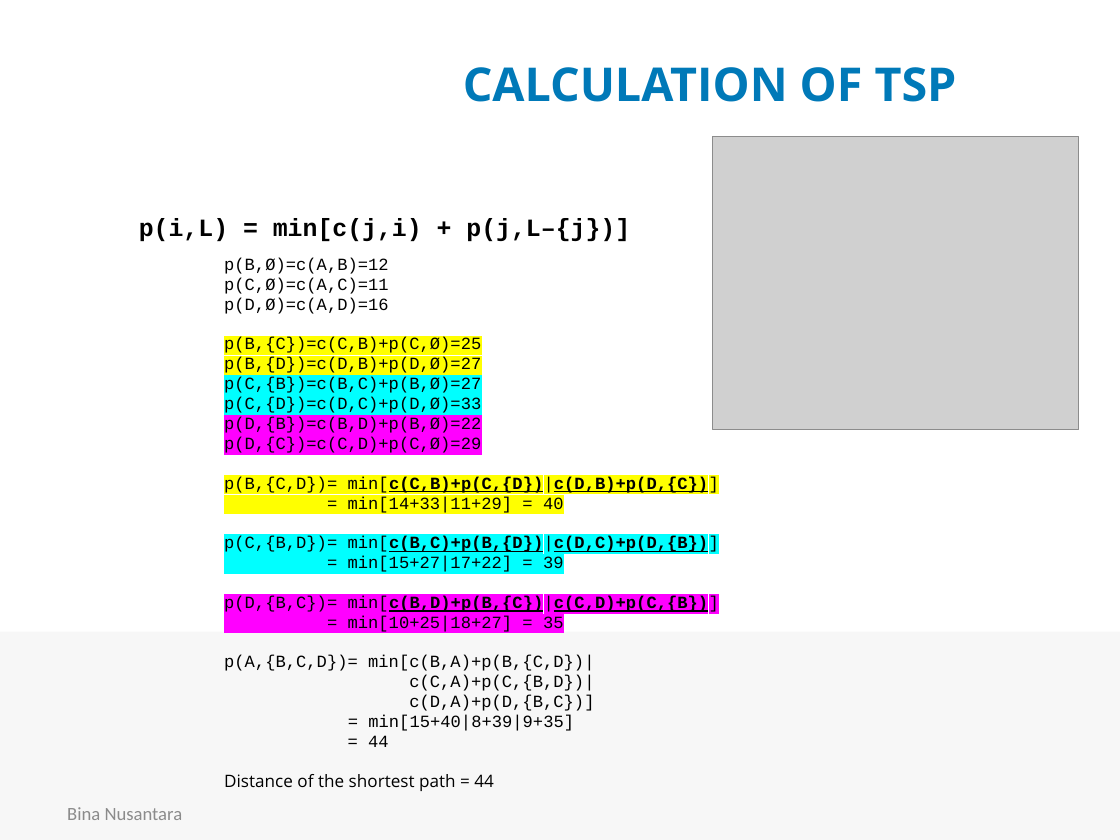
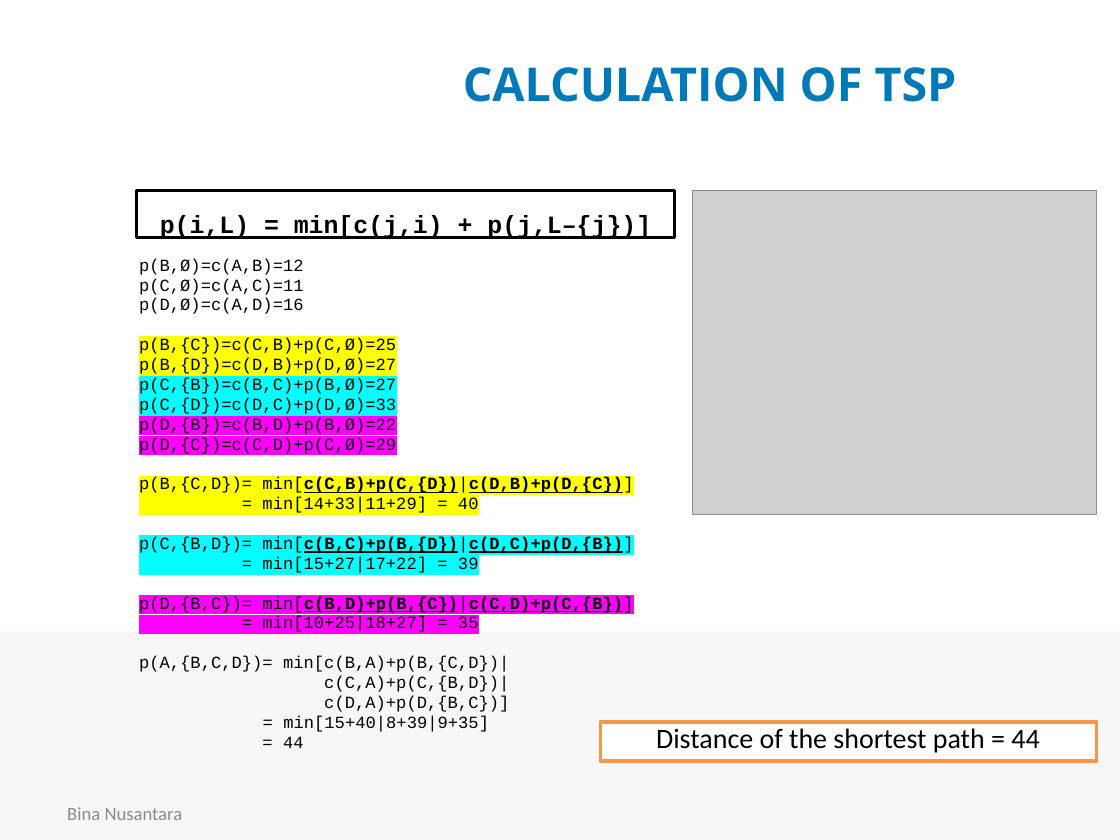
Before and after one commit to rhiosutoyo/Teaching-Algorithm-Design-and-Analysis, a slide deck: slide 16 of Travelling Salesman Problem/COMP6049 Pert 15-16 rhio-edit.pptx (slide 10 before the commit). Drawn at 1120x840 pixels with LibreOffice and Linux fonts; fonts in the diff are those of the drawing; grey boxes stand for pictures; background and template pictures are left out. Boxes give left, top, right and bottom in pixels: in the first picture for what was removed or moved away, otherwise in the second. Text is boxed around its words. In the diff, an @@ line names an element or a change of style, - is before the commit and + after.

```diff
--- a/Travelling Salesman Problem/COMP6049 Pert 15-16 rhio-edit.pptx
+++ b/Travelling Salesman Problem/COMP6049 Pert 15-16 rhio-edit.pptx
@@ rectangle "p(i,L) = min[c(j,i) + p(j,L–{j})]": place and size @@
-rectangle "p(i,L) = min[c(j,i) + p(j,L–{j})]" at <box>139,218,630,241</box>
+rectangle "p(i,L) = min[c(j,i) + p(j,L–{j})]" at <box>137,190,674,237</box>
@@ rectangle "p(i,L) = min[c(j,i) + p(j,L–{j})]" at <box>137,190,674,237</box>: alignment left to centre; vertical alignment top to middle; fill none to #FFFFFF; outline none to #000000 2 pt @@
@@ picture: place and size @@
-picture at <box>712,137,1079,430</box>
+picture at <box>692,190,1096,514</box>
@@ text "p(B,Ø)=c(A,B)=12": place and size @@
-text "p(B,Ø)=c(A,B)=12" at <box>224,257,719,791</box>
+text "p(B,Ø)=c(A,B)=12" at <box>139,258,633,692</box>
@@ rectangle added at <box>600,722,1096,762</box>, fill #FFFFFF, outline #F79646 2 pt, 18 pt, text #000000 @@
+Distance of the shortest path = 44
@@ text at <box>224,774,494,791</box>: paragraph removed @@
-Distance of the shortest path = 44
```
Also in this commit, not shown: 9 other slides changed, 8 slides added, 3 slides removed.
